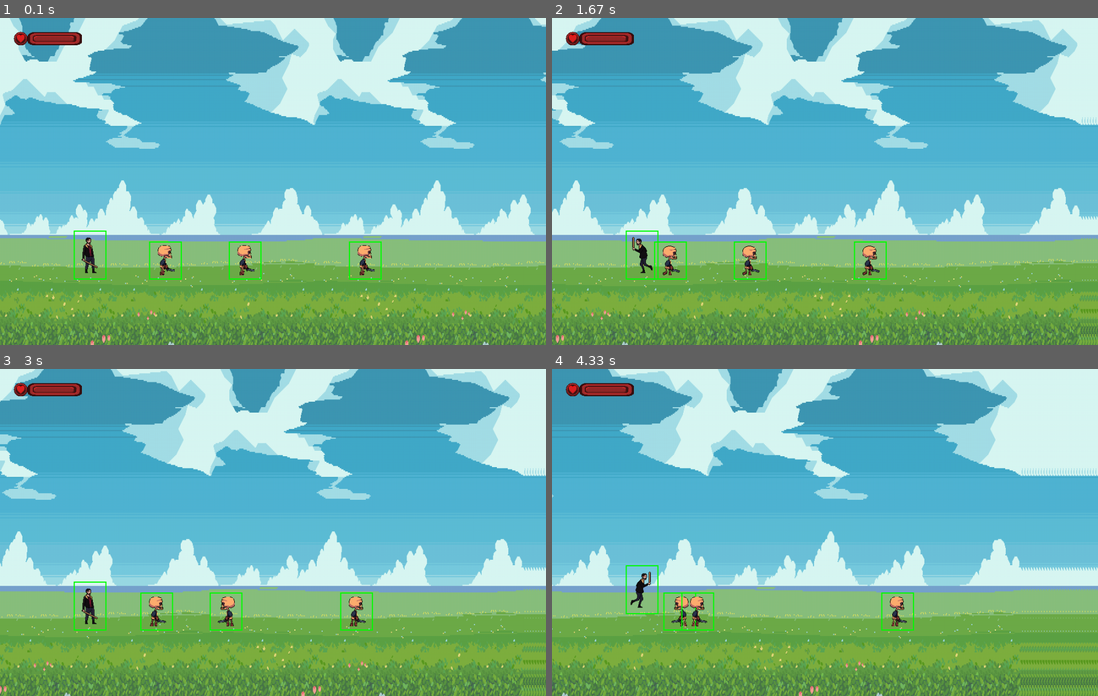
Above: before the commit, frames 1-4 (two rows, left to right).
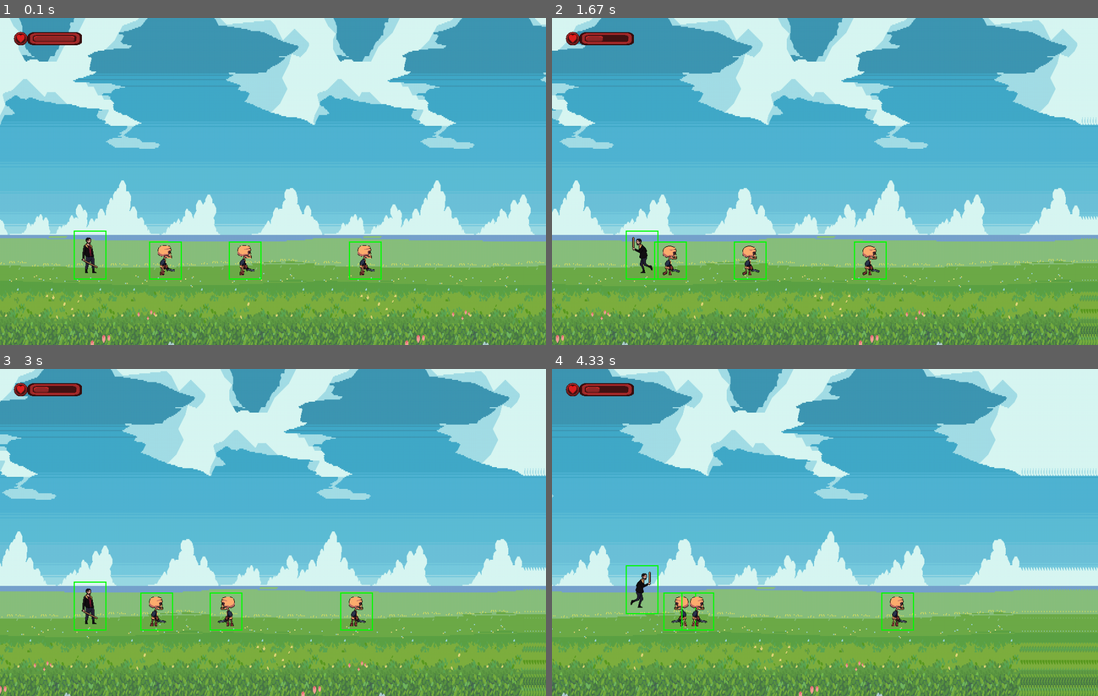
Above: after the commit, the same moments.

Repository: AdrianHerzberger/pyGame_arcade
Game: pygame game, started from game.py
Same seed, same stepped clock (60 frames per second), same inputs: the game is played once before the commit and once after it.
Inputs:
- Up to frame 1 (0.1 s): no input
- Up to frame 2 (1.67 s): hold Right 0.33-0.8 s; hold Right 0.83-1.3 s; tap Space at 0.9, 1.2, 1.4 s; tap , at 0.98 s; hold Left from 1.33 s (still down)
- Up to frame 3 (3 s): tap Space at 1.7, 1.97, 2.27, 2.4, 2.7 s; release Left at 1.87 s; hold Left 1.9-2.3 s; hold Right 2.33-2.97 s; tap , at 2.48 s
- Up to frame 4 (4.33 s): hold Left 3-3.47 s; tap Space at 3.07, 3.37, 3.57, 3.87, 4.07 s; hold Right 3.5-3.97 s; hold Right from 4 s (still down); tap , at 4.15 s

The runs differ from the first frame. In frame 1, less than 0.1% of the frame differs, in the area x 12-14%, y 5-8%; in frame 2, less than 0.1%; in frame 3, less than 0.1%; in frame 4, less than 0.1%, in the area x 8-14%, y 5-8%.

Commit message:
fix collision bug when scrolling

Diff:
--- a/enemy.py
+++ b/enemy.py
@@ -26,6 +26,7 @@
     def update(self):
         self.enm_x_pos += self.speed * self.direction
         self.enemy_collision_rect.topleft = (self.enm_x_pos, self.enm_y_pos)
+        print(f"Enemy updated position: {self.enm_x_pos}, {self.enm_y_pos}")
 
         if self.enm_x_pos > self.enm_range_max:
             self.enm_x_pos = self.enm_range_max
--- a/game.py
+++ b/game.py
@@ -30,8 +30,8 @@
             if event.type == QUIT:
                 running = False
 
-        player.update(enemies)
         scroll = inputs.move_left_right()
+        player.update(enemies, scroll)
         world.draw_meadow(scroll)
 
         player_animation = player.get_current_animation()
--- a/player.py
+++ b/player.py
@@ -6,7 +6,6 @@
 from player_health import Player_Health
 from player_collision import Player_Collision
 from health_bar_animations import Health_Bar_Animation
-
 
 class Player:
     def __init__(self, screen):
@@ -30,7 +29,7 @@
         self.player_health_meter_right = 25
         self.player_health_meter_left = 25
 
-    def update(self, enemies):
+    def update(self, enemies, scroll):
         self.key = pygame.key.get_pressed()
         if self.key[pygame.K_SPACE] and self.on_ground:
             self.jumping = True
@@ -60,7 +59,7 @@
             self.attack_light = False
 
         self.resolve_player_inputs()
-        self.handle_collisions(enemies)
+        self.handle_collisions(enemies, scroll)
 
         if self.y_pos == CHAR_Y_POS:
             self.on_ground = True
@@ -70,15 +69,10 @@
     def kill_enemy(self):
         pass
 
-
-
-    def handle_collisions(self, enemies):
-        enemy_collisions = self.collision_handler.get_hits(enemies)
-        """
-        player is currently able to take damage but not to heal.
-        Implement healing timeout
-        """
+    def handle_collisions(self, enemies, scroll):
+        enemy_collisions = self.collision_handler.get_hits(enemies, scroll)
         if enemy_collisions:
+            print("Player hit!")
             self.is_hit = True
             self.update_player_health()
         else:
--- a/player_collision.py
+++ b/player_collision.py
@@ -17,36 +17,40 @@
         self.check_collisions_x(enemies)
         self.check_collisions_y(enemies)
 
-    def get_hits(self, enemies):
+    def get_hits(self, enemies, scroll):
         collisions = []
         for enemy in enemies:
-            if self.player_collision_rect.colliderect(enemy.enemy_collision_rect):
+            enemy_rect = pygame.Rect(enemy.enm_x_pos - scroll, enemy.enm_y_pos, enemy.enemy_collision_rect.width, enemy.enemy_collision_rect.height)
+            print(f"Player Rect: {self.player_collision_rect}, Enemy Rect: {enemy_rect}")
+            if self.player_collision_rect.colliderect(enemy_rect):
                 collisions.append(enemy)
         print(f"Current collision status: {collisions}")
         return collisions
 
-    def check_collisions_x(self, enemies):
-        collisions = self.get_hits(enemies)
+    def check_collisions_x(self, enemies, scroll):
+        collisions = self.get_hits(enemies, scroll)
         for enemy in collisions:
-            if self.player_collision_rect.right > enemy.enemy_collision_rect.left and self.player_collision_rect.left < enemy.enemy_collision_rect.right:
-                if self.player_collision_rect.centerx > enemy.enemy_collision_rect.centerx:
-                    self.player_collision_rect.left = enemy.enemy_collision_rect.right
+            enemy_rect = pygame.Rect(enemy.enm_x_pos - scroll, enemy.enm_y_pos, enemy.enemy_collision_rect.width, enemy.enemy_collision_rect.height)
+            if self.player_collision_rect.right > enemy_rect.left and self.player_collision_rect.left < enemy_rect.right:
+                if self.player_collision_rect.centerx > enemy_rect.centerx:
+                    self.player_collision_rect.left = enemy_rect.right
                 else:
-                    self.player_collision_rect.right = enemy.enemy_collision_rect.left
-        self.player.x_pos = self.player_collision_rect.x - self.offset_x
+                    self.player_collision_rect.right = enemy_rect.left
+        self.player.x_pos = self.player_collision_rect.x - self.offset_x + scroll
 
-    def check_collisions_y(self, enemies):
+    def check_collisions_y(self, enemies, scroll):
         self.player.on_ground = False
-        self.player_collision_rect.topleft = (self.player.x_pos + self.offset_x, self.player.y_pos + self.offset_y)
+        self.player_collision_rect.topleft = (self.player.x_pos + self.offset_x - scroll, self.player.y_pos + self.offset_y)
         print(f"Current y-pos: {self.player_collision_rect.y}")
-        collisions = self.get_hits(enemies)
+        collisions = self.get_hits(enemies, scroll)
         print(f"Current collision status: {collisions}")
         for enemy in collisions:
-            if self.player_collision_rect.bottom > enemy.enemy_collision_rect.top and self.player_collision_rect.top < enemy.enemy_collision_rect.bottom:
-                if self.player_collision_rect.centery > enemy.enemy_collision_rect.centery:
-                    self.player_collision_rect.top = enemy.enemy_collision_rect.bottom
+            enemy_rect = pygame.Rect(enemy.enm_x_pos - scroll, enemy.enm_y_pos, enemy.enemy_collision_rect.width, enemy.enemy_collision_rect.height)
+            if self.player_collision_rect.bottom > enemy_rect.top and self.player_collision_rect.top < enemy_rect.bottom:
+                if self.player_collision_rect.centery > enemy_rect.centery:
+                    self.player_collision_rect.top = enemy_rect.bottom
                     self.player.jump_force = 0
                 else:
-                    self.player_collision_rect.bottom = enemy.enemy_collision_rect.top
+                    self.player_collision_rect.bottom = enemy_rect.top
                     self.player.on_ground = True
         self.player.y_pos = self.player_collision_rect.y - self.offset_y
